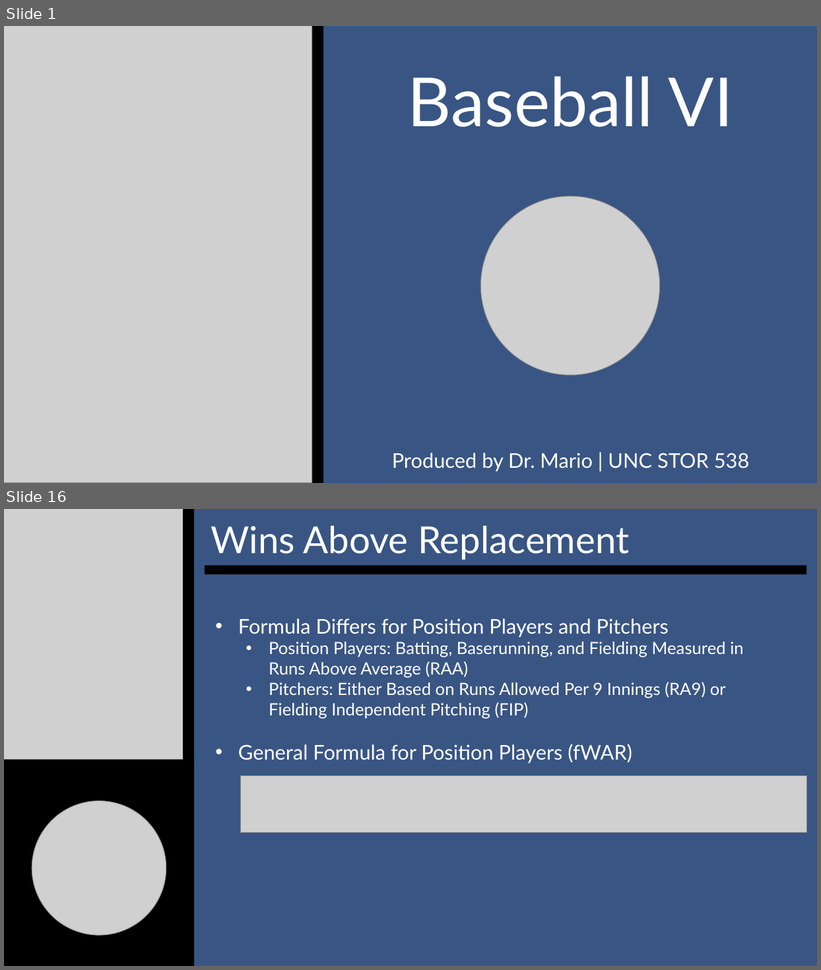
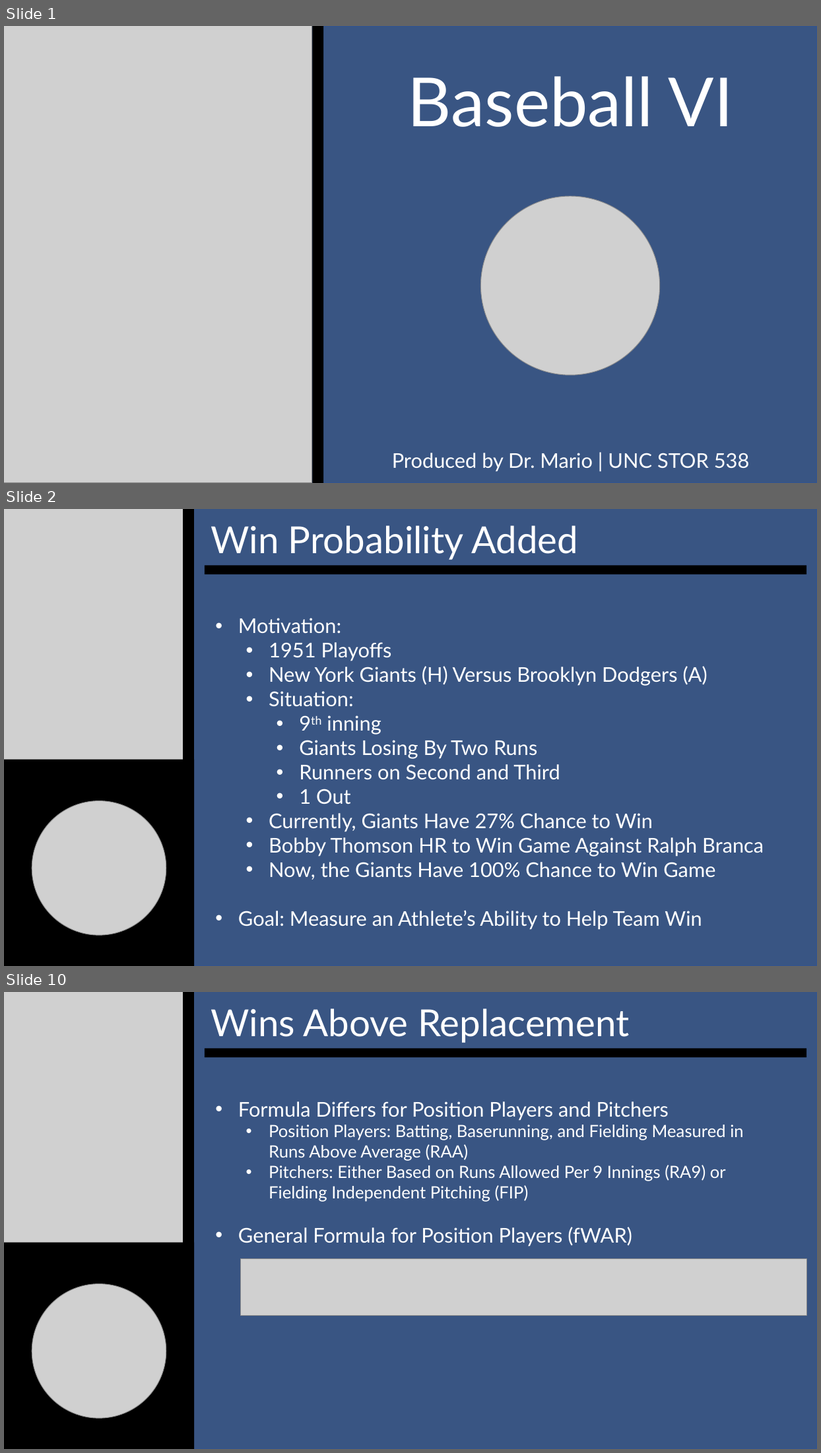
Before and after one commit to SuperMarioGiacomazzo/STOR538_WEBSITE, a slide deck: Slides/Baseball 6/Baseball_6_Lecture.pptx. Shown one above the other, each under a label of ours: slides 1 and 16 before the commit, slides 1, 2 and 10 after it; the slides between them are not shown. The pictures are 821x970 and 821x1453 pixels, drawn with LibreOffice and Linux fonts; fonts in the diff are those of the drawing; grey boxes stand for pictures. Boxes give left, top, right and bottom in pixels: in the first picture for what was removed or moved away, otherwise in the second. Text is boxed around its words. In the diff, an @@ line names an element or a change of style, - is before the commit and + after.

```diff
--- a/Slides/Baseball 6/Baseball_6_Lecture.pptx
+++ b/Slides/Baseball 6/Baseball_6_Lecture.pptx
@@ slide 2 added at [4,509,817,966], background #FFFFFF @@
@@ rectangle added at [4,509,817,966], fill #395583, outline #325491 1 pt @@
@@ picture added at [4,509,184,770] @@
@@ rectangle added at [184,509,194,770], fill #000000 @@
@@ subtitle added at [211,525,578,560], 44 pt, text #FFFFFF @@
+Win Probability Added
@@ rectangle added at [205,565,807,574], fill #000000 @@
@@ text added at [238,618,764,930], 24 pt, text #FFFFFF @@
+• Motivation:
+  • 1951 Playoffs
+  • New York Giants (H) Versus Brooklyn Dodgers (A)
+  • Situation:
+    • 9th inning
+    • Giants Losing By Two Runs
+    • Runners on Second and Third
+    • 1 Out
+  • Currently, Giants Have 27% Chance to Win
+  • Bobby Thomson HR to Win Game Against Ralph Branca
+  • Now, the Giants Have 100% Chance to Win Game
+• Goal: Measure an Athlete’s Ability to Help Team Win
@@ rectangle added at [4,760,194,966], fill #000000 @@
@@ picture added at [32,801,166,935] @@
@@ what was slide 16 is now slide 10 @@
```
Also in this commit, not shown: 3 slides changed, 6 other slides added, 11 slides removed, 6 other files.
